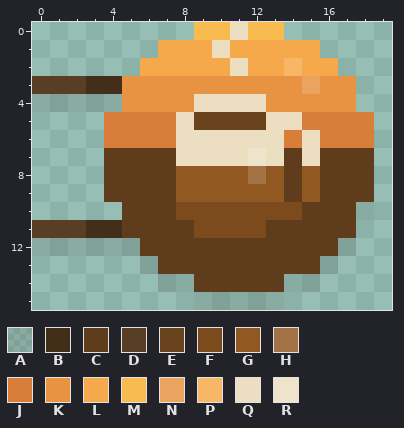
Edited in one commit: pixel-art sprite (assets/sign.png). The first picture shows the starting point.
The file is 20x16 pixels. Colours within 5 levels of each other are drawn and written as one.
Palette (. is transparent): A #312b2620  B #432e1a  C #5f3c1b  D #573e25  E #69431e  F #7c4b1d  G #915822  H #a37346  J #d97d3b  K #e79342  L #f6a94a  M #f7bb4f  N #eba460  P #f7b767  Q #ebdec1  R #eee3cb
Pixels before, first column x 0:
 0 .........MMQMM.....
 1 .......LLLQLLLLL...
 2 ......LLLLLQLLPLL..
 3 DDDBBKKKKKKKKKKNKK.
 4 AAAAAKKKKQQQQKKKKK.
 5 ....JJJJQEEEEQQJJJJ
 6 ....JJJJQQQQQQJQJJJ
 7 ....CCCCQQQQRQCQCCC
 8 ....CCCCGGGGHGCGCCC
 9 ....CCCCGGGGGGCGCCC
10 .....CCCFFFFFFFCCCA
11 DDDBBCCCCFFFFCCCCC.
12 AAAAAACCCCCCCCCCCA.
13 ......ACCCCCCCCCA..
14 .......AACCCCCAA...
15 .........AAAAA.....
Once edited:
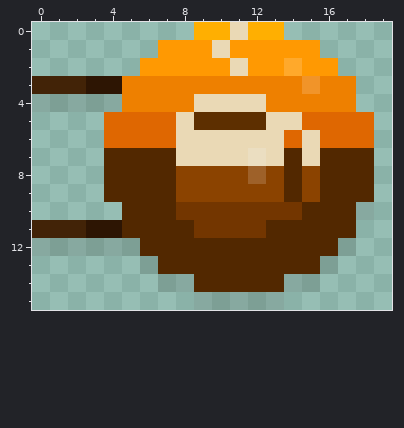
What changed:
colour A: #312b2620 -> #20191420
colour B: #432e1a -> #2d1503
colour C: #5f3c1b -> #522800
colour D: #573e25 -> #422307
colour E: #69431e -> #5d2f00
colour F: #7c4b1d -> #733600
colour G: #915822 -> #8b4300
colour H: #a37346 -> #9e6129
colour J: #d97d3b -> #df6701
colour K: #e79342 -> #ee8000
colour L: #f6a94a -> #ff9902
colour M: #f7bb4f -> #ffaf01
colour N: #eba460 -> #f19429
colour P: #f7b767 -> #ffa92b
colour Q: #ebdec1 -> #ead9b5
colour R: #eee3cb -> #ebdec1
Boxes around the changes in both pictures, in picture pixels (x1, y1, x2, y2):
changed: (32, 22, 374, 310)
